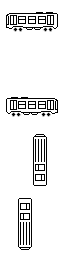
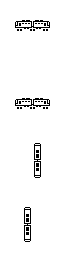
The second 64×256 image is a revision of the first. Changes to its layers:
added layer "BR 470-104" above "CT-3" over (15, 20, 50, 242)
renamed "CT-2" to "CT-2_too-big", hid it over (6, 12, 58, 250)
